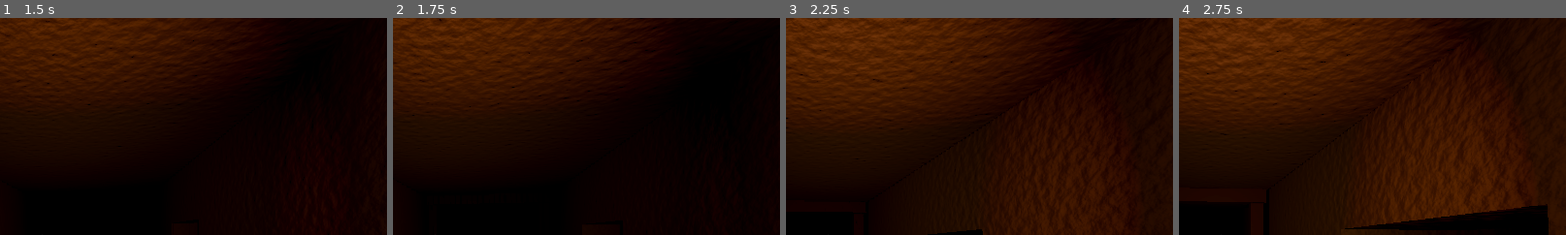
Above: before the commit, frames 1-4 (left to right).
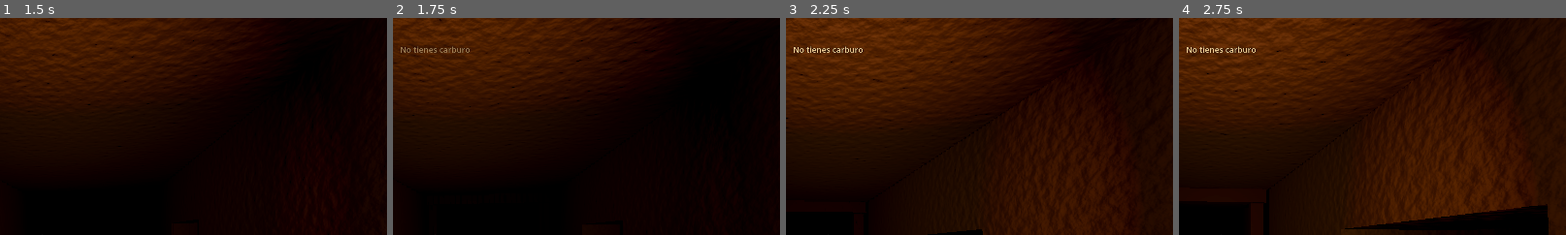
Above: after the commit, the same moments.

Repository: mateomerino14/socavon
Game: Godot game, scene res://src/world/test_tunnel/test_tunnel.tscn
Same seed, same stepped clock (60 frames per second), same inputs: the game is played once before the commit and once after it.
Inputs (mouse positions are % of the whole screen's width and height, from its top left):
- Up to frame 1 (1.5 s): tap Enter at 0.5 s; move the mouse to (55, 50) at 0.52 s; hold E (interact) 0.53-1.28 s; hold W (move_forward) from 0.53 s (still down); tap F (lamp_toggle) at 0.8, 1.35 s; tap Space at 1.25 s; move the mouse to (45, 50) at 1.27 s
- Up to frame 2 (1.75 s): keep holding W (move_forward); tap R (lamp_refill, bound only after the commit) at 1.55 s
- Up to frame 3 (2.25 s): keep holding W (move_forward); move the mouse to (52, 48) at 2.02 s; hold R (lamp_refill, bound only after the commit) from 2.03 s (still down)
- Up to frame 4 (2.75 s): keep holding W (move_forward); keep holding R (lamp_refill, bound only after the commit); tap E (interact) at 2.3 s
The pictures show only the part of the screen within x 45-94%, y 0-50%; the shares and areas given below are measured in that part.

Frame 1 is identical in both runs. In frame 2, 0.2% of the frame differs, in the area x 2-20%, y 12-17%; in frame 3, 0.3%; in frame 4, 0.3%, in the area x 2-21%, y 12-17%.

Commit message:
feat: Permite recoger objetos, recargar la lámpara con carburo y ver avisos en el HUD

Diff:
--- a/project.godot
+++ b/project.godot
@@ -125,6 +125,12 @@
 "events": [Object(InputEventJoypadMotion,"resource_local_to_scene":false,"resource_name":"","device":0,"axis":3,"axis_value":1.0,"script":null)
 ]
 }
+lamp_refill={
+"deadzone": 0.2,
+"events": [Object(InputEventKey,"resource_local_to_scene":false,"resource_name":"","device":16,"window_id":0,"alt_pressed":false,"shift_pressed":false,"ctrl_pressed":false,"meta_pressed":false,"pressed":false,"keycode":0,"physical_keycode":82,"key_label":0,"unicode":0,"location":0,"echo":false,"script":null)
+, Object(InputEventJoypadButton,"resource_local_to_scene":false,"resource_name":"","device":0,"button_index":2,"pressure":0.0,"pressed":false,"script":null)
+]
+}
 
 [physics]
 
--- a/src/core/event_bus.gd
+++ b/src/core/event_bus.gd
@@ -22,3 +22,15 @@
 
 ## La lámpara se encendió, apagó o cambió de nivel de llama.
 signal lamp_state_changed(is_lit: bool, level: int)
+
+## Cambió lo que el jugador puede usar al frente; texto vacío si no hay nada.
+signal interaction_prompt_changed(prompt: String)
+
+## Cambió la cantidad de un objeto en la bolsa del jugador.
+signal inventory_changed(type: ItemCatalog.Type, count: int)
+
+## Se dejó una ofrenda en un altar.
+signal offering_made(origin: Vector3, type: ItemCatalog.Type)
+
+## Un aviso breve para el jugador, como "Partida guardada".
+signal notice_requested(text: String)
--- /dev/null
+++ b/src/items/interactable.gd
@@ -0,0 +1,28 @@
+class_name Interactable
+extends Area3D
+## Zona que el jugador usa con la tecla de interactuar; su dueño decide qué pasa.
+
+signal interacted(player: Player)
+
+@export var prompt := "Usar"
+@export var enabled := true
+
+var _prompt_builder := Callable()
+
+
+## Permite que el dueño arme el texto según el estado del jugador.
+func set_prompt_builder(builder: Callable) -> void:
+	_prompt_builder = builder
+
+
+## Devuelve el texto de la acción para este jugador.
+func get_prompt(player: Player) -> String:
+	if _prompt_builder.is_valid():
+		return _prompt_builder.call(player)
+	return prompt
+
+
+## Avisa al dueño que el jugador lo usó.
+func interact(player: Player) -> void:
+	if enabled:
+		interacted.emit(player)
--- /dev/null
+++ b/src/items/pickup.gd
@@ -0,0 +1,60 @@
+class_name Pickup
+extends Node3D
+## Objeto en el suelo que el jugador recoge a su bolsa.
+
+const PICK_PROMPT := "Recoger %s"
+const FULL_PROMPT := "No cabe más %s"
+
+## Aspecto provisional por tipo hasta tener modelos de Blender: tamaño y color.
+const PLACEHOLDER_SIZE := {
+	ItemCatalog.Type.CARBIDE: Vector3(0.14, 0.1, 0.14),
+	ItemCatalog.Type.COCA: Vector3(0.18, 0.06, 0.12),
+	ItemCatalog.Type.ALCOHOL: Vector3(0.07, 0.22, 0.07),
+	ItemCatalog.Type.CIGARETTE: Vector3(0.12, 0.03, 0.06),
+	ItemCatalog.Type.STONE: Vector3(0.12, 0.09, 0.11),
+}
+const PLACEHOLDER_COLOR := {
+	ItemCatalog.Type.CARBIDE: Color(0.55, 0.57, 0.6),
+	ItemCatalog.Type.COCA: Color(0.25, 0.45, 0.18),
+	ItemCatalog.Type.ALCOHOL: Color(0.75, 0.82, 0.85),
+	ItemCatalog.Type.CIGARETTE: Color(0.9, 0.88, 0.8),
+	ItemCatalog.Type.STONE: Color(0.42, 0.38, 0.34),
+}
+
+@export var item_type := ItemCatalog.Type.COCA
+@export var amount := 1
+
+@onready var _interactable: Interactable = $Interactable
+@onready var _mesh: MeshInstance3D = $Mesh
+
+
+## Conecta la interacción y pone el aspecto provisional.
+func _ready() -> void:
+	_interactable.set_prompt_builder(_build_prompt)
+	_interactable.interacted.connect(_on_interacted)
+	_apply_placeholder_look()
+
+
+## Arma el texto según si cabe en la bolsa.
+func _build_prompt(player: Player) -> String:
+	var item_name := ItemCatalog.display_name(item_type)
+	if player.inventory.can_add(item_type):
+		return PICK_PROMPT % item_name
+	return FULL_PROMPT % item_name
+
+
+## Pasa el objeto a la bolsa y desaparece si entró.
+func _on_interacted(player: Player) -> void:
+	if player.inventory.add(item_type, amount):
+		queue_free()
+
+
+## Da al objeto una caja del tamaño y color de su tipo.
+func _apply_placeholder_look() -> void:
+	var box := BoxMesh.new()
+	box.size = PLACEHOLDER_SIZE.get(item_type, Vector3.ONE * 0.1)
+	var material := StandardMaterial3D.new()
+	material.albedo_color = PLACEHOLDER_COLOR.get(item_type, Color.WHITE)
+	box.material = material
+	_mesh.mesh = box
+	_mesh.position.y = box.size.y / 2.0
--- /dev/null
+++ b/src/items/pickup.tscn
@@ -0,0 +1,22 @@
+[gd_scene format=3]
+
+[ext_resource type="Script" path="res://src/items/pickup.gd" id="1_pickup"]
+[ext_resource type="Script" path="res://src/items/interactable.gd" id="2_interactable"]
+
+[sub_resource type="SphereShape3D" id="SphereShape3D_pick"]
+radius = 0.3
+
+[node name="Pickup" type="Node3D"]
+script = ExtResource("1_pickup")
+
+[node name="Mesh" type="MeshInstance3D" parent="."]
+
+[node name="Interactable" type="Area3D" parent="."]
+collision_layer = 4
+collision_mask = 0
+monitoring = false
+script = ExtResource("2_interactable")
+
+[node name="CollisionShape3D" type="CollisionShape3D" parent="Interactable"]
+transform = Transform3D(1, 0, 0, 0, 1, 0, 0, 0, 1, 0, 0.1, 0)
+shape = SubResource("SphereShape3D_pick")
--- /dev/null
+++ b/src/player/components/interactor.gd
@@ -0,0 +1,29 @@
+class_name Interactor
+extends RayCast3D
+## Rayo desde los ojos que detecta lo que se puede usar al frente y avisa su texto.
+
+signal focus_changed(prompt: String)
+
+var _focused: Interactable
+var _current_prompt := ""
+
+
+## Busca lo interactuable al frente y avisa si cambió el texto.
+func update_focus(player: Player) -> void:
+	_focused = null
+	if is_colliding():
+		var target := get_collider() as Interactable
+		if target and target.enabled:
+			_focused = target
+	var prompt := ""
+	if _focused:
+		prompt = _focused.get_prompt(player)
+	if prompt != _current_prompt:
+		_current_prompt = prompt
+		focus_changed.emit(prompt)
+
+
+## Usa lo que está al frente, si hay algo.
+func try_interact(player: Player) -> void:
+	if _focused:
+		_focused.interact(player)
--- a/src/player/player.gd
+++ b/src/player/player.gd
@@ -8,6 +8,11 @@
 
 const HORIZONTAL_PLANE := Vector3(1.0, 0.0, 1.0)
 const CROUCH_HEIGHT_TOLERANCE := 0.05
+## Segundos de llama media que da una carga de carburo.
+const CARBIDE_FUEL := 150.0
+const REFILLED_NOTICE := "Recargaste la lámpara"
+const NO_CARBIDE_NOTICE := "No tienes carburo"
+const LAMP_FULL_NOTICE := "La lámpara está llena"
 
 @export_group("Velocidades (m/s)")
 @export var walk_speed := 2.4
@@ -34,12 +39,14 @@
 var _capsule: CapsuleShape3D
 var _is_crouch_requested := false
 
+@onready var inventory: InventoryComponent = $InventoryComponent
 @onready var _collision: CollisionShape3D = $CollisionShape3D
 @onready var _ceiling_check: ShapeCast3D = $CeilingCheck
 @onready var _head: FirstPersonCamera = $Head
 @onready var _stamina: StaminaComponent = $StaminaComponent
 @onready var _footsteps: FootstepComponent = $FootstepComponent
 @onready var _lamp: CarbideLamp = $Head/Camera3D/CarbideLamp
+@onready var _interactor: Interactor = $Head/Camera3D/Interactor
 
 
 ## Prepara la cápsula, conecta los componentes y pone al jugador de pie.
@@ -50,9 +57,13 @@
 	_head.position.y = stand_height - eye_offset
 
 
-## Atiende las acciones de una sola pulsación: lámpara y agacharse en modo alterno.
+## Atiende las acciones de una sola pulsación: usar, lámpara y agacharse en modo alterno.
 func _unhandled_input(event: InputEvent) -> void:
-	if event.is_action_pressed("lamp_toggle"):
+	if event.is_action_pressed("interact"):
+		_interactor.try_interact(self)
+	elif event.is_action_pressed("lamp_refill"):
+		refill_lamp()
+	elif event.is_action_pressed("lamp_toggle"):
 		_lamp.toggle()
 	elif event.is_action_pressed("lamp_increase"):
 		_lamp.increase_level()
@@ -80,6 +91,19 @@
 	var travelled := (global_position - previous_position) * HORIZONTAL_PLANE
 	_footsteps.register_movement(travelled.length(), move_state, global_position)
 	_head.update_bob(delta, _horizontal_speed() / walk_speed, is_on_floor())
+	_interactor.update_focus(self)
+
+
+## Gasta un carburo de la bolsa para recargar la lámpara.
+func refill_lamp() -> void:
+	if _lamp.get_fuel_ratio() >= 1.0:
+		EventBus.notice_requested.emit(LAMP_FULL_NOTICE)
+	elif inventory.remove(ItemCatalog.Type.CARBIDE):
+		_lamp.add_fuel(CARBIDE_FUEL)
+		_lamp.set_lit(true)
+		EventBus.notice_requested.emit(REFILLED_NOTICE)
+	else:
+		EventBus.notice_requested.emit(NO_CARBIDE_NOTICE)
 
 
 ## Dice si la cápsula está por debajo de la altura de pie.
@@ -92,6 +116,8 @@
 	_stamina.changed.connect(EventBus.stamina_changed.emit)
 	_lamp.fuel_changed.connect(EventBus.lamp_fuel_changed.emit)
 	_lamp.state_changed.connect(_on_lamp_state_changed)
+	_interactor.focus_changed.connect(EventBus.interaction_prompt_changed.emit)
+	inventory.changed.connect(EventBus.inventory_changed.emit)
 	# Los componentes emitieron su estado en su _ready, que corre antes que este.
 	EventBus.stamina_changed.emit(_stamina.current, _stamina.max_stamina)
 	EventBus.lamp_fuel_changed.emit(_lamp.fuel, _lamp.max_fuel)
--- a/src/player/player.tscn
+++ b/src/player/player.tscn
@@ -5,6 +5,8 @@
 [ext_resource type="Script" path="res://src/player/components/stamina_component.gd" id="3_stamina"]
 [ext_resource type="Script" path="res://src/player/components/footstep_component.gd" id="4_footsteps"]
 [ext_resource type="PackedScene" path="res://src/player/components/carbide_lamp.tscn" id="5_lamp"]
+[ext_resource type="Script" path="res://src/player/components/interactor.gd" id="6_interactor"]
+[ext_resource type="Script" path="res://src/player/components/inventory_component.gd" id="7_inventory"]
 
 [sub_resource type="CapsuleShape3D" id="CapsuleShape3D_body"]
 resource_local_to_scene = true
@@ -39,8 +41,17 @@
 [node name="CarbideLamp" parent="Head/Camera3D" instance=ExtResource("5_lamp")]
 transform = Transform3D(1, 0, 0, 0, 1, 0, 0, 0, 1, 0.08, 0.1, -0.05)
 
+[node name="Interactor" type="RayCast3D" parent="Head/Camera3D"]
+target_position = Vector3(0, 0, -2.2)
+collision_mask = 5
+collide_with_areas = true
+script = ExtResource("6_interactor")
+
 [node name="StaminaComponent" type="Node" parent="."]
 script = ExtResource("3_stamina")
 
 [node name="FootstepComponent" type="Node" parent="."]
 script = ExtResource("4_footsteps")
+
+[node name="InventoryComponent" type="Node" parent="."]
+script = ExtResource("7_inventory")
--- a/src/ui/hud/hud.gd
+++ b/src/ui/hud/hud.gd
@@ -1,31 +1,50 @@
 class_name Hud
 extends CanvasLayer
-## HUD mínimo: barras de carburo y aliento que se desvanecen cuando están llenas.
+## HUD mínimo: barras de carburo y aliento, acción al frente, avisos y bolsa.
 
 const FULL_RATIO := 0.995
 const SHOWN_ALPHA := 1.0
 const HIDDEN_ALPHA := 0.0
 const FADE_SPEED := 3.0
+const NOTICE_SECONDS := 3.0
+const INVENTORY_SECONDS := 4.0
+const PROMPT_FORMAT := "[E]  %s"
+const INVENTORY_SEPARATOR := "   ·   "
+const INVENTORY_ENTRY := "%s %d"
 
 var _target_alpha := {}
+var _inventory_counts := {}
 
 @onready var _fuel_bar: ProgressBar = %FuelBar
 @onready var _stamina_bar: ProgressBar = %StaminaBar
+@onready var _prompt_label: Label = %PromptLabel
+@onready var _notice_label: Label = %NoticeLabel
+@onready var _inventory_label: Label = %InventoryLabel
+@onready var _notice_timer: Timer = %NoticeTimer
+@onready var _inventory_timer: Timer = %InventoryTimer
 
 
-## Escucha al bus y arranca con las barras ocultas.
+## Escucha al bus y arranca con todo oculto.
 func _ready() -> void:
-	for bar: ProgressBar in [_fuel_bar, _stamina_bar]:
-		bar.modulate.a = HIDDEN_ALPHA
-		_target_alpha[bar] = HIDDEN_ALPHA
+	for control: Control in [_fuel_bar, _stamina_bar, _notice_label, _inventory_label]:
+		control.modulate.a = HIDDEN_ALPHA
+		_target_alpha[control] = HIDDEN_ALPHA
+	_prompt_label.text = ""
+	_notice_timer.timeout.connect(_hide.bind(_notice_label))
+	_inventory_timer.timeout.connect(_hide.bind(_inventory_label))
 	EventBus.stamina_changed.connect(_on_stamina_changed)
 	EventBus.lamp_fuel_changed.connect(_on_lamp_fuel_changed)
+	EventBus.interaction_prompt_changed.connect(_on_interaction_prompt_changed)
+	EventBus.notice_requested.connect(_on_notice_requested)
+	EventBus.inventory_changed.connect(_on_inventory_changed)
 
 
-## Acerca la transparencia de cada barra a la que le toca.
+## Acerca la transparencia de cada elemento a la que le toca.
 func _process(delta: float) -> void:
-	for bar: ProgressBar in _target_alpha:
-		bar.modulate.a = move_toward(bar.modulate.a, _target_alpha[bar], FADE_SPEED * delta)
+	for control: Control in _target_alpha:
+		control.modulate.a = move_toward(
+			control.modulate.a, _target_alpha[control], FADE_SPEED * delta
+		)
 
 
 ## Actualiza la barra de aliento.
@@ -38,6 +57,31 @@
 	_update_bar(_fuel_bar, current, maximum)
 
 
+## Muestra qué se puede hacer con lo que está al frente.
+func _on_interaction_prompt_changed(prompt: String) -> void:
+	_prompt_label.text = ""
+	if not prompt.is_empty():
+		_prompt_label.text = PROMPT_FORMAT % prompt
+
+
+## Muestra un aviso breve que se desvanece solo.
+func _on_notice_requested(text: String) -> void:
+	_notice_label.text = text
+	_show_for(_notice_label, _notice_timer, NOTICE_SECONDS)
+
+
+## Muestra un momento lo que hay en la bolsa.
+func _on_inventory_changed(type: ItemCatalog.Type, count: int) -> void:
+	_inventory_counts[type] = count
+	var entries := PackedStringArray()
+	for item_type: ItemCatalog.Type in _inventory_counts:
+		if _inventory_counts[item_type] > 0:
+			var item_name := ItemCatalog.display_name(item_type).capitalize()
+			entries.append(INVENTORY_ENTRY % [item_name, _inventory_counts[item_type]])
+	_inventory_label.text = INVENTORY_SEPARATOR.join(entries)
+	_show_for(_inventory_label, _inventory_timer, INVENTORY_SECONDS)
+
+
 ## Pone el valor de la barra y la muestra solo si no está llena.
 func _update_bar(bar: ProgressBar, current: float, maximum: float) -> void:
 	bar.max_value = maximum
@@ -45,3 +89,14 @@
 	_target_alpha[bar] = HIDDEN_ALPHA
 	if current / maximum < FULL_RATIO:
 		_target_alpha[bar] = SHOWN_ALPHA
+
+
+## Muestra un elemento y lo oculta cuando termina su temporizador.
+func _show_for(control: Control, timer: Timer, seconds: float) -> void:
+	_target_alpha[control] = SHOWN_ALPHA
+	timer.start(seconds)
+
+
+## Desvanece un elemento.
+func _hide(control: Control) -> void:
+	_target_alpha[control] = HIDDEN_ALPHA
--- a/src/ui/hud/hud.tscn
+++ b/src/ui/hud/hud.tscn
@@ -29,6 +29,24 @@
 corner_radius_top_right = 2
 corner_radius_bottom_right = 2
 corner_radius_bottom_left = 2
+
+[sub_resource type="LabelSettings" id="LabelSettings_prompt"]
+font_size = 18
+font_color = Color(0.92, 0.88, 0.8, 0.85)
+outline_size = 4
+outline_color = Color(0, 0, 0, 0.6)
+
+[sub_resource type="LabelSettings" id="LabelSettings_notice"]
+font_size = 20
+font_color = Color(0.95, 0.82, 0.6, 1)
+outline_size = 4
+outline_color = Color(0, 0, 0, 0.6)
+
+[sub_resource type="LabelSettings" id="LabelSettings_inventory"]
+font_size = 16
+font_color = Color(0.85, 0.8, 0.72, 0.9)
+outline_size = 3
+outline_color = Color(0, 0, 0, 0.6)
 
 [node name="Hud" type="CanvasLayer"]
 script = ExtResource("1_hud")
@@ -73,3 +91,56 @@
 offset_bottom = 2.0
 mouse_filter = 2
 theme_override_styles/panel = SubResource("StyleBoxFlat_dot")
+
+[node name="PromptLabel" type="Label" parent="."]
+unique_name_in_owner = true
+anchors_preset = 8
+anchor_left = 0.5
+anchor_top = 0.5
+anchor_right = 0.5
+anchor_bottom = 0.5
+offset_left = -300.0
+offset_top = 28.0
+offset_right = 300.0
+offset_bottom = 56.0
+mouse_filter = 2
+label_settings = SubResource("LabelSettings_prompt")
+horizontal_alignment = 1
+
+[node name="NoticeLabel" type="Label" parent="."]
+unique_name_in_owner = true
+anchors_preset = 5
+anchor_left = 0.5
+anchor_right = 0.5
+offset_left = -400.0
+offset_top = 64.0
+offset_right = 400.0
+offset_bottom = 96.0
+mouse_filter = 2
+label_settings = SubResource("LabelSettings_notice")
+horizontal_alignment = 1
+
+[node name="InventoryLabel" type="Label" parent="."]
+unique_name_in_owner = true
+anchors_preset = 3
+anchor_left = 1.0
+anchor_top = 1.0
+anchor_right = 1.0
+anchor_bottom = 1.0
+offset_left = -632.0
+offset_top = -64.0
+offset_right = -32.0
+offset_bottom = -32.0
+grow_horizontal = 0
+grow_vertical = 0
+mouse_filter = 2
+label_settings = SubResource("LabelSettings_inventory")
+horizontal_alignment = 2
+
+[node name="NoticeTimer" type="Timer" parent="."]
+unique_name_in_owner = true
+one_shot = true
+
+[node name="InventoryTimer" type="Timer" parent="."]
+unique_name_in_owner = true
+one_shot = true
Not shown, added: src/items/interactable.gd.uid
Not shown, added: src/items/pickup.gd.uid
Not shown, added: src/player/components/interactor.gd.uid
